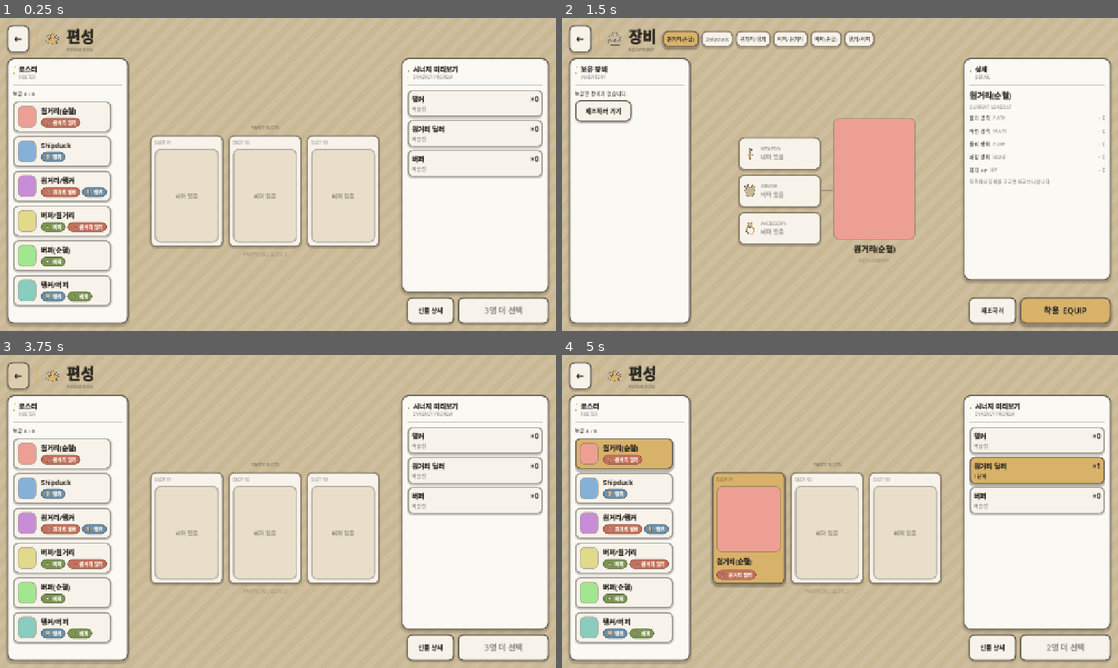
Above: before the commit, frames 1-4 (two rows, left to right).
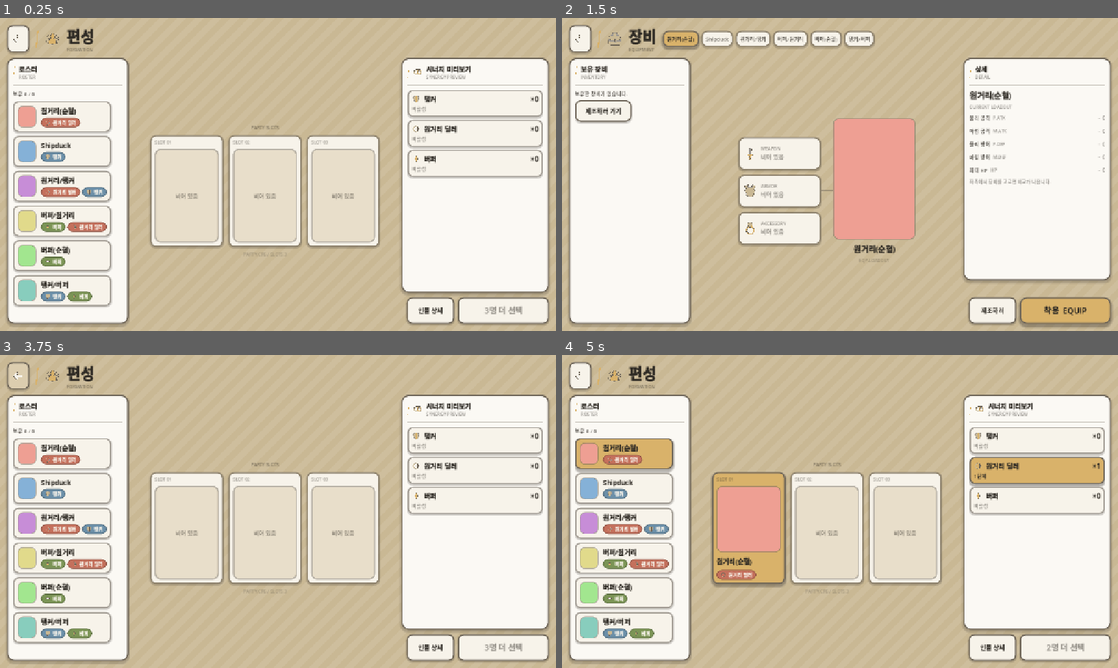
Above: after the commit, the same moments.

Repository: KADSA-OFFICIAL/Group-2
Game: Godot game, scene res://screens/formation/FormationScreen.tscn
Same seed, same stepped clock (60 frames per second), same inputs: the game is played once before the commit and once after it. This scene is started directly instead of the project's main scene.
Inputs (mouse positions are in pixels of both pictures, inside the frame that each line leads up to):
- Up to frame 1 (0.25 s): no input
- Up to frame 2 (1.5 s): click "인물 상세" at 0.5 s; click "장비 관리" at 1.25 s
- Up to frame 3 (3.75 s): click "제조하러 가기" at 2 s; click (16, 376) at 2.75 s, where only the run before the commit has a clickable "←"; click (16, 376) at 3.52 s
- Up to frame 4 (5 s): click (623, 455) at 4.27 s

The runs differ from the first frame. In frame 1, 0.6% of the frame differs, in the area x 2-85%, y 5-47%; in frame 2, less than 0.1%; in frame 3, 0.6%; in frame 4, 0.6%.

Commit message:
UI: 임시 문자 표시를 실제 아이콘으로 바꾸고 미사용 아이콘을 역할에 맞게 연결 (#149)
에셋은 이미 들어와 있는데 화면이 쓰지 않던 아이콘을 제자리에 붙인다.

- 헤더 뒤로 버튼: 문자 "←" -> icon_back (에셋이 없으면 문자로 떨어진다)
- 전투 HUD / 편성 시너지: 패널 제목에 icon_synergy, 각 줄에 역할 아이콘
- 출격 화면 승리 조건: 글자 한 줄 -> 아이콘 칩 (소탕 icon_battle / 점령 icon_capture)
- 스토리 재생 닫기 버튼: icon_close

역할 -> 아이콘 이름 대응표가 화면 4곳에 복사되어 있던 것을
UITheme.role_icon_name() 하나로 모았다 (currency_icon_name() 과 같은 규약).
HUDKit 에 load_icon()(Texture2D 반환)을 두어 Button.icon 자리에서도 같은 경로 해석을 쓴다.

Co-Authored-By: Claude Opus 5 <noreply@anthropic.com>

Diff:
--- a/screens/characters/characters_screen.gd
+++ b/screens/characters/characters_screen.gd
@@ -19,12 +19,6 @@
 
 const EQUIPMENT_SCREEN_PATH := "res://screens/equipment/EquipmentScreen.tscn"
 
-const ROLE_ICON_NAME := {
-	CharacterData.Role.TANK: "icon_role_tank",
-	CharacterData.Role.RANGED_DEALER: "icon_role_ranged_dealer",
-	CharacterData.Role.BUFFER: "icon_role_buffer",
-}
-
 const SLOT_ICON_NAME := {
 	EquipmentData.Slot.WEAPON: "icon_slot_weapon",
 	EquipmentData.Slot.ARMOR: "icon_slot_armor",
@@ -278,7 +272,7 @@
 		if PartySystem.has_character(id):
 			head.add_child(HUDKit.tag_chip("편성", UITheme.ACCENT.darkened(0.4)))
 
-		box.add_child(HUDKit.role_chip_row(character, ROLE_ICON_NAME))
+		box.add_child(HUDKit.role_chip_row(character))
 	else:
 		row.add_child(HUDKit.label(String(id), 13, HUDKit.text_2()))
 
@@ -321,7 +315,7 @@
 	name_label.horizontal_alignment = HORIZONTAL_ALIGNMENT_CENTER
 	column.add_child(name_label)
 
-	var chips := HUDKit.role_chip_row(character, ROLE_ICON_NAME)
+	var chips := HUDKit.role_chip_row(character)
 	(chips as HBoxContainer).alignment = BoxContainer.ALIGNMENT_CENTER
 	column.add_child(chips)
 
@@ -439,7 +433,7 @@
 	var row := HBoxContainer.new()
 	row.add_theme_constant_override("separation", 4)
 	badge.add_child(row)
-	var icon := HUDKit.make_icon(ROLE_ICON_NAME.get(role, ""), 16)
+	var icon := HUDKit.make_icon(UITheme.role_icon_name(role), 16)
 	if icon != null:
 		row.add_child(icon)
 	row.add_child(HUDKit.label(CharacterData.role_to_name(role), 11, HUDKit.text_2(), 600))
--- a/screens/formation/formation_screen.gd
+++ b/screens/formation/formation_screen.gd
@@ -21,12 +21,6 @@
 # 캐릭터 화면은 경로만 둔다. 그쪽도 이 화면을 참조하므로 서로 preload 하면 순환이 된다.
 const CHARACTERS_SCREEN_PATH := "res://screens/characters/CharactersScreen.tscn"
 
-const ROLE_ICON_NAME := {
-	CharacterData.Role.TANK: "icon_role_tank",
-	CharacterData.Role.RANGED_DEALER: "icon_role_ranged_dealer",
-	CharacterData.Role.BUFFER: "icon_role_buffer",
-}
-
 # 확정 전 임시 선택 (character_id). 순서가 곧 파티 순서다.
 var _selected: Array[StringName] = []
 
@@ -129,7 +123,7 @@
 	column.custom_minimum_size = Vector2(HUDKit.DETAIL_WIDTH, 0)
 	column.add_theme_constant_override("separation", 10)
 
-	var panel := HUDKit.make_panel("시너지 미리보기", "synergy preview")
+	var panel := HUDKit.make_panel("시너지 미리보기", "synergy preview", 14, false, "icon_synergy")
 	panel.size_flags_vertical = Control.SIZE_EXPAND_FILL
 	column.add_child(panel)
 
@@ -198,7 +192,7 @@
 				name_label.autowrap_mode = TextServer.AUTOWRAP_WORD_SMART
 				box.add_child(name_label)
 
-				box.add_child(HUDKit.role_chip_row(character, ROLE_ICON_NAME))
+				box.add_child(HUDKit.role_chip_row(character))
 		else:
 			var empty := PanelContainer.new()
 			empty.add_theme_stylebox_override("panel", HUDKit.inset(10))
@@ -237,6 +231,12 @@
 		var head_color: Color = HUDKit.text_on_accent() if active else HUDKit.text_1()
 		var sub_color: Color = HUDKit.text_on_accent() if active else HUDKit.text_3()
 
+		# 카드가 어느 역할의 것인지는 이름 글자보다 아이콘이 먼저 읽힌다.
+		# 아이콘 이름의 출처는 UITheme 다(여기서 대응표를 다시 적지 않는다).
+		var icon := HUDKit.make_icon(UITheme.role_icon_name(int(entry.get("role", -1))), 20)
+		if icon != null:
+			head.add_child(icon)
+
 		var name_label := HUDKit.label(String(entry.get("name", "?")), 15, head_color, 700)
 		name_label.size_flags_horizontal = Control.SIZE_EXPAND_FILL
 		head.add_child(name_label)
@@ -280,7 +280,7 @@
 		row.add_child(box)
 
 		box.add_child(HUDKit.label(character.display_name, 15, HUDKit.text_1(), 700))
-		box.add_child(HUDKit.role_chip_row(character, ROLE_ICON_NAME))
+		box.add_child(HUDKit.role_chip_row(character))
 	else:
 		row.add_child(HUDKit.label(String(id), 13, HUDKit.text_2()))
 
--- a/screens/main/main_screen.gd
+++ b/screens/main/main_screen.gd
@@ -30,12 +30,6 @@
 #
 # 화면 전환은 ScreenManager가 한다. 이 화면은 자신을 pop 할 뿐 다음 화면을 모른다.
 
-
-const ROLE_ICON_NAME := {
-	CharacterData.Role.TANK: "icon_role_tank",
-	CharacterData.Role.RANGED_DEALER: "icon_role_ranged_dealer",
-	CharacterData.Role.BUFFER: "icon_role_buffer",
-}
 
 const BATTLE_ICON := "icon_battle"
 const FORMATION_ICON := "icon_formation"
@@ -232,7 +226,7 @@
 	plate.add_child(row)
 
 	for role in character.get_roles():
-		var icon := _make_icon(ROLE_ICON_NAME.get(role, ""), UITheme.ICON_ROUND)
+		var icon := _make_icon(UITheme.role_icon_name(role), UITheme.ICON_ROUND)
 		if icon != null:
 			row.add_child(icon)
 	row.add_child(_text(character.display_name, 20, UITheme.INK_ON_DARK, 700))
--- a/screens/order/order_screen.gd
+++ b/screens/order/order_screen.gd
@@ -19,12 +19,6 @@
 #   색·조각              -> UITheme / HUDKit
 
 const CHARACTERS_SCREEN_PATH := "res://screens/characters/CharactersScreen.tscn"
-
-const ROLE_ICON_NAME := {
-	CharacterData.Role.TANK: "icon_role_tank",
-	CharacterData.Role.RANGED_DEALER: "icon_role_ranged_dealer",
-	CharacterData.Role.BUFFER: "icon_role_buffer",
-}
 
 var _name_edit: LineEdit
 var _profile_body: VBoxContainer
@@ -230,7 +224,7 @@
 			# 칩으로 둔다. 글자색만으로 표시하면 편성된(액센트로 찬) 카드에서 묻힌다.
 			head.add_child(HUDKit.tag_chip("편성", UITheme.ACCENT.darkened(0.4)))
 
-		box.add_child(HUDKit.role_chip_row(character, ROLE_ICON_NAME))
+		box.add_child(HUDKit.role_chip_row(character))
 	else:
 		row.add_child(HUDKit.label(String(id), 13, HUDKit.text_2()))
 
--- a/screens/stage/stage_select_screen.gd
+++ b/screens/stage/stage_select_screen.gd
@@ -15,6 +15,13 @@
 # 길을 남겨 둔다. 스테이지가 저작되면 목록이 자동으로 채워진다.
 #
 # 참고: docs/combat-screen-design.md §5, data/stages/README.md
+
+# 승리 조건 프리미티브 -> 아이콘 이름. 조건의 출처는 StageData.Objective 이고,
+# 그 조건이 어떤 그림을 쓰는지는 이 화면이 정한다(장비 슬롯 아이콘과 같은 규약).
+const OBJECTIVE_ICON_NAME := {
+	StageData.Objective.CLEAR: "icon_battle",
+	StageData.Objective.CAPTURE: "icon_capture",
+}
 
 var _list_holder: VBoxContainer
 
@@ -117,7 +124,7 @@
 	# 타입 이름과 승리 조건 문구의 출처는 StageData 다.
 	title_row.add_child(HUDKit.tag_chip(stage.get_type_name(), UITheme.SKY))
 
-	info.add_child(HUDKit.label("승리 조건: %s" % stage.get_objectives_display_name(), 13, HUDKit.text_2()))
+	info.add_child(_objective_row(stage))
 
 	if not stage.description.is_empty():
 		var desc := HUDKit.label(stage.description, 12, HUDKit.text_3())
@@ -129,6 +136,36 @@
 	button.pressed.connect(_on_launch_pressed)
 	row.add_child(button)
 	return card
+
+
+# 승리 조건 한 줄. 조건마다 아이콘 + 이름 칩을 둔다.
+#
+# 글자 한 줄("승리 조건: 소탕 + 점령")이었다. 카드가 늘어나면 이 줄은 설명문과
+# 같은 높이·같은 색이라 눈에 걸리지 않는다. 조건은 카드를 고르는 기준이므로
+# 아이콘으로 먼저 읽히게 한다. 이름 문구의 출처는 그대로 StageData 다.
+func _objective_row(stage: StageData) -> Control:
+	var row := HBoxContainer.new()
+	row.add_theme_constant_override("separation", 6)
+
+	row.add_child(HUDKit.label("승리 조건", 13, HUDKit.text_3()))
+
+	for objective in stage.get_objectives():
+		var chip := PanelContainer.new()
+		chip.add_theme_stylebox_override("panel", HUDKit.inset(4))
+		chip.size_flags_vertical = Control.SIZE_SHRINK_CENTER
+		row.add_child(chip)
+
+		var box := HBoxContainer.new()
+		box.add_theme_constant_override("separation", 4)
+		chip.add_child(box)
+
+		var icon := HUDKit.make_icon(OBJECTIVE_ICON_NAME.get(objective, ""), 18)
+		if icon != null:
+			box.add_child(icon)
+
+		box.add_child(HUDKit.label(StageData.objective_to_name(objective), 13, HUDKit.text_2(), 600))
+
+	return row
 
 
 # ===== 조작 =====
--- a/screens/story/story_player_screen.gd
+++ b/screens/story/story_player_screen.gd
@@ -400,8 +400,8 @@
 	skip.pressed.connect(_finish)
 	row.add_child(skip)
 
-	var close := HUDKit.make_ghost("닫기", 80)
-	close.custom_minimum_size = Vector2(80, 44)
+	var close := HUDKit.make_ghost("닫기", 96, "icon_close")
+	close.custom_minimum_size = Vector2(96, 44)
 	close.pressed.connect(_close)
 	row.add_child(close)
 
--- a/ui/HUD.gd
+++ b/ui/HUD.gd
@@ -167,12 +167,19 @@
 
 
 func _build_synergy_panel() -> PanelContainer:
-	var panel := HUDKit.make_panel("시너지", "SYNERGY", 10, true)
+	var panel := HUDKit.make_panel("시너지", "SYNERGY", 10, true, "icon_synergy")
 	var body := HUDKit.body_of(panel)
 
 	for role in [CharacterData.Role.TANK, CharacterData.Role.RANGED_DEALER, CharacterData.Role.BUFFER]:
 		var row := HBoxContainer.new()
 		row.add_theme_constant_override("separation", 6)
+
+		# 역할 패널(표식/스택/처형)은 이미 아이콘 + 이름 + 값 세 칸이다.
+		# 같은 오른쪽 열에 붙는 이 패널만 글자였어서 두 패널의 줄이 어긋나 있었다.
+		var icon := HUDKit.make_icon(UITheme.role_icon_name(role), ICON_SIZE)
+		if icon != null:
+			row.add_child(icon)
+
 		row.add_child(HUDKit.label(CharacterData.role_to_name(role), 12, HUDKit.text_2()))
 
 		var spacer := Control.new()
--- a/ui/HUDKit.gd
+++ b/ui/HUDKit.gd
@@ -364,7 +364,18 @@
 	row.add_theme_constant_override("separation", 14)
 
 	var back := Button.new()
-	back.text = "←"
+	# 아이콘 에셋(icon_back)이 있으면 그것을 쓴다.
+	# 문자 화살표는 에셋이 없을 때의 대체물이다 — 폰트마다 굵기·크기가 달라
+	# 옆에 붙는 두들 아이콘들과 톤이 어긋난다.
+	var back_icon := load_icon("icon_back")
+	if back_icon != null:
+		back.icon = back_icon
+		# 원본이 512px 라 그대로 두면 버튼을 뚫고 나온다.
+		# expand_icon 이 스타일박스 여백 안쪽에 맞춰 줄여 준다.
+		back.expand_icon = true
+		back.add_theme_constant_override("icon_max_width", 26)
+	else:
+		back.text = "←"
 	back.custom_minimum_size = Vector2(52, 52)
 	back.add_theme_font_size_override("font_size", 22)
 	back.add_theme_font_override("font", weight_font(0.5))
@@ -411,10 +422,17 @@
 
 
 # 한글 섹션 제목 + 영문 병기. 왼쪽에 기울인 액센트 막대가 붙는다.
-static func section(title_ko: String, title_en: String, bar_color: Color = UITheme.ACCENT) -> Control:
+# icon_name 을 주면 막대와 제목 사이에 아이콘이 들어간다(헤더와 같은 순서다).
+static func section(title_ko: String, title_en: String, bar_color: Color = UITheme.ACCENT,
+		icon_name: String = "") -> Control:
 	var row := HBoxContainer.new()
 	row.add_theme_constant_override("separation", 8)
 	row.add_child(accent_bar(bar_color, 5, 26))
+
+	if not icon_name.is_empty():
+		var icon := make_icon(icon_name, 22)
+		if icon != null:
+			row.add_child(icon)
 
 	var box := VBoxContainer.new()
 	box.add_theme_constant_override("separation", 0)
@@ -443,8 +461,9 @@
 	return label(text, size, text_1(), 700)
 
 
-# 역할 칩. 색 + 한글 이름. 이름의 출처는 CharacterData 다.
-static func role_chip(role: int, icon_name: String = "") -> Control:
+# 역할 칩. 아이콘 + 색 + 한글 이름.
+# 이름의 출처는 CharacterData, 아이콘 이름의 출처는 UITheme.role_icon_name() 이다.
+static func role_chip(role: int) -> Control:
 	var p := PanelContainer.new()
 	p.add_theme_stylebox_override("panel", chip(role_color(role)))
 	p.size_flags_vertical = Control.SIZE_SHRINK_CENTER
@@ -454,10 +473,9 @@
 	row.mouse_filter = Control.MOUSE_FILTER_IGNORE
 	p.add_child(row)
 
-	if not icon_name.is_empty():
-		var icon := make_icon(icon_name, 14)
-		if icon != null:
-			row.add_child(icon)
+	var icon := make_icon(UITheme.role_icon_name(role), 14)
+	if icon != null:
+		row.add_child(icon)
 
 	row.add_child(label(CharacterData.role_to_name(role), 11, text_on_category(), 700))
 	return p
@@ -487,14 +505,14 @@
 
 
 # 캐릭터의 역할 칩들을 한 줄로. 겸직이면 2개가 나온다.
-static func role_chip_row(character: CharacterData, icon_names: Dictionary = {}) -> Control:
+static func role_chip_row(character: CharacterData) -> Control:
 	var row := HBoxContainer.new()
 	row.add_theme_constant_override("separation", 4)
 	row.mouse_filter = Control.MOUSE_FILTER_IGNORE
 	if character == null:
 		return row
 	for role in character.get_roles():
-		row.add_child(role_chip(role, icon_names.get(role, "")))
+		row.add_child(role_chip(role))
 	return row
 
 
@@ -637,11 +655,17 @@
 	return label(text, SIZE_CAPTION, _alpha(UITheme.INK, 0.30))
 
 
-static func make_icon(icon_name: String, size: int) -> TextureRect:
+# 아이콘 텍스처. Button.icon 처럼 노드가 아니라 Texture2D 를 받는 자리에서 쓴다.
+# 없으면 null 이다 — 호출부는 그때 글자 등으로 떨어진다.
+static func load_icon(icon_name: String) -> Texture2D:
 	var path := UITheme.icon_path(icon_name)
 	if path.is_empty():
 		return null
-	var texture := load(path) as Texture2D
+	return load(path) as Texture2D
+
+
+static func make_icon(icon_name: String, size: int) -> TextureRect:
+	var texture := load_icon(icon_name)
 	if texture == null:
 		return null
 	var rect := TextureRect.new()
@@ -674,9 +698,16 @@
 
 
 # 보조 버튼.
-static func make_ghost(text_ko: String, min_width: int = 120) -> Button:
+static func make_ghost(text_ko: String, min_width: int = 120, icon_name: String = "") -> Button:
 	var b := Button.new()
 	b.text = text_ko
+	if not icon_name.is_empty():
+		var icon := load_icon(icon_name)
+		if icon != null:
+			b.icon = icon
+			b.expand_icon = true
+			b.add_theme_constant_override("icon_max_width", 18)
+			b.add_theme_constant_override("h_separation", 6)
 	b.custom_minimum_size = Vector2(min_width, 50)
 	b.add_theme_font_size_override("font_size", 14)
 	b.add_theme_font_override("font", weight_font(0.35))
@@ -697,7 +728,7 @@
 # 반환값의 meta "body" 에 내용 컨테이너가 들어 있다.
 # overlay = true 면 전장 위에 얹히는 반투명 패널이 된다(전투 HUD 용).
 static func make_panel(title_ko: String, title_en: String, pad: int = 14,
-		overlay: bool = false) -> PanelContainer:
+		overlay: bool = false, icon_name: String = "") -> PanelContainer:
 	var p := PanelContainer.new()
 	p.add_theme_stylebox_override("panel", panel_overlay(pad) if overlay else panel(pad))
 
@@ -706,7 +737,7 @@
 	p.add_child(box)
 
 	if not title_ko.is_empty():
-		box.add_child(section(title_ko, title_en))
+		box.add_child(section(title_ko, title_en, UITheme.ACCENT, icon_name))
 		box.add_child(rule())
 
 	var body := VBoxContainer.new()
--- a/ui/UITheme.gd
+++ b/ui/UITheme.gd
@@ -49,6 +49,24 @@
 # 재화 아이콘 이름. "재화 id 로 아이콘 이름을 만든다"는 규칙이 이 한 곳에만 있다.
 static func currency_icon_name(currency_type: String) -> String:
 	return "icon_" + currency_type
+
+
+# 역할 아이콘 이름. 위 재화와 같은 규약이다.
+#
+# 왜 여기인가: 화면 4곳(캐릭터/편성/메인/교단)이 같은 대응표를 각자 const 로
+# 들고 있었다. 아이콘 파일 이름이 바뀌면 네 곳을 다 고쳐야 했고, 한 곳만 놓치면
+# 그 화면에서만 아이콘이 조용히 사라진다(icon_path 가 빈 문자열을 돌려준다).
+# 역할의 출처는 CharacterData.Role 이고, 그 역할이 어떤 그림을 쓰는지는 여기가 정한다.
+static func role_icon_name(role: int) -> String:
+	match role:
+		CharacterData.Role.TANK:
+			return "icon_role_tank"
+		CharacterData.Role.RANGED_DEALER:
+			return "icon_role_ranged_dealer"
+		CharacterData.Role.BUFFER:
+			return "icon_role_buffer"
+		_:
+			return ""
 
 
 # ===== 팔레트 (아이콘과 동일한 값) =====
